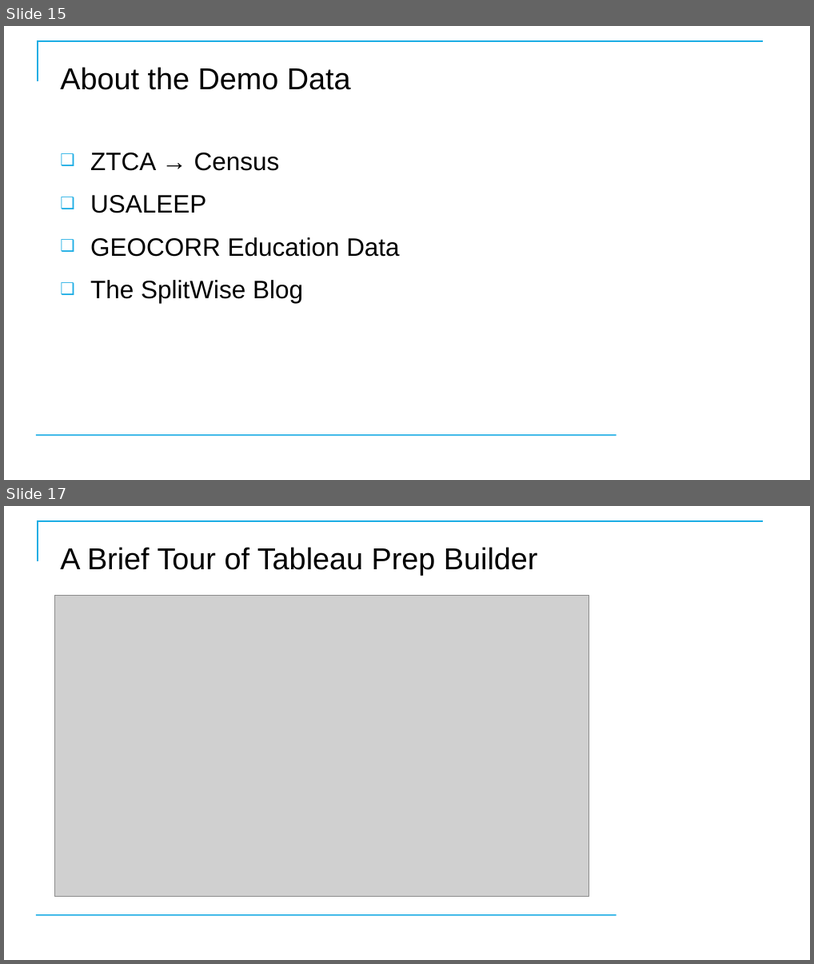
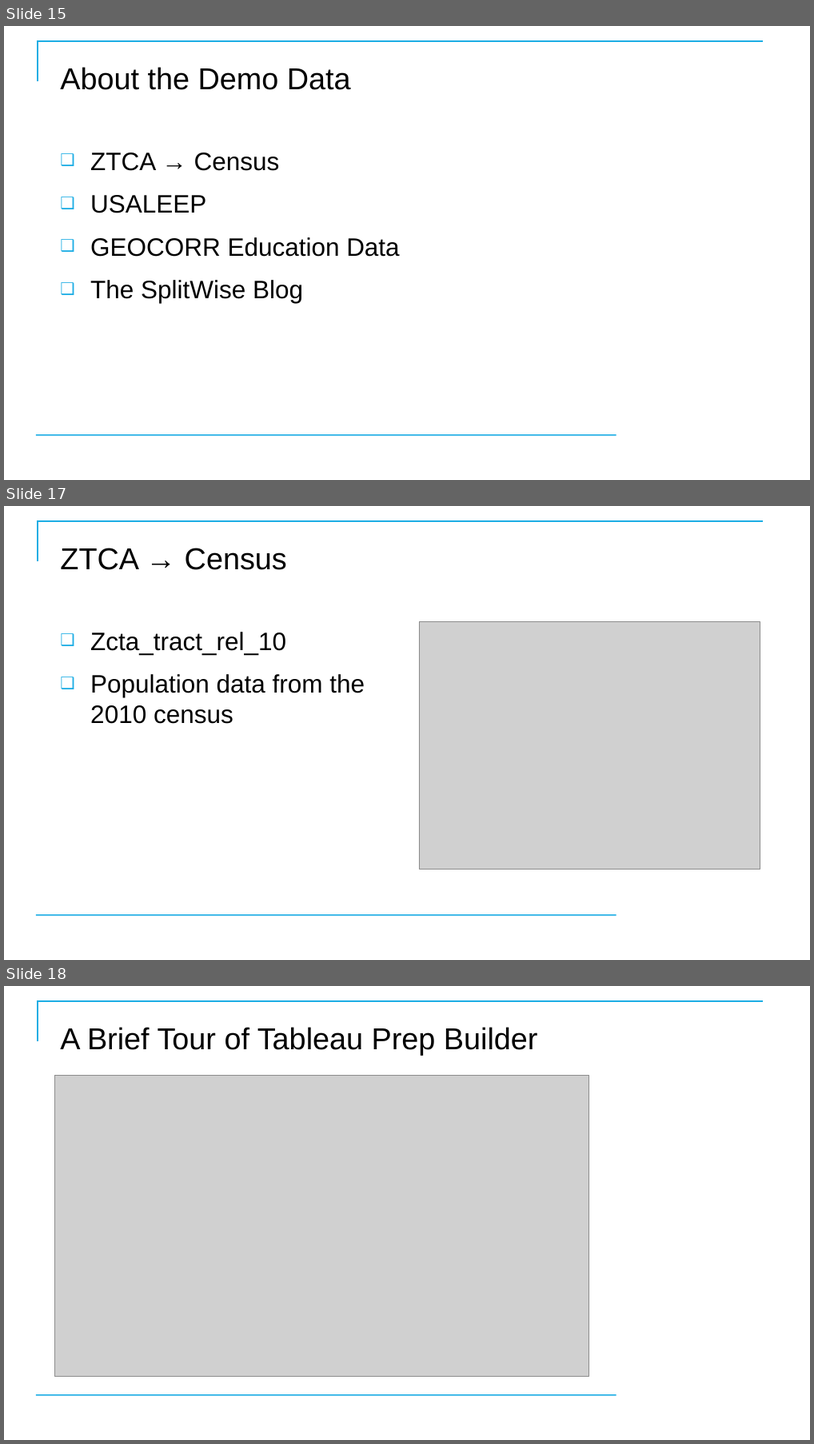
Before and after one commit to CostelloTechnicalConsulting/XTBP10---Tableau-Prep-Introduction, a slide deck: ppt/TableauPrepBuilderIntroV1_1.pptx. Shown one above the other, each under a label of ours: slides 15 and 17 before the commit, slides 15, 17 and 18 after it; the slides between them are not shown. The pictures are 814x964 and 814x1444 pixels, drawn with LibreOffice and Linux fonts; fonts in the diff are those of the drawing; grey boxes stand for pictures; background and template pictures are left out. Boxes give left, top, right and bottom in pixels: in the first picture for what was removed or moved away, otherwise in the second. Text is boxed around its words. In the diff, an @@ line names an element or a change of style, - is before the commit and + after.

Commit message:
Fixed DirtyData file

```diff
--- a/ppt/TableauPrepBuilderIntroV1_1.pptx
+++ b/ppt/TableauPrepBuilderIntroV1_1.pptx
@@ slide 17 added at [4,506,810,960], background #FFFFFF; not listed: 2 template elements that a slide beside it also shows @@
@@ title added at [60,548,287,570], 36 pt, text #000000 @@
+ZTCA → Census
@@ picture added at [419,622,760,869] @@
@@ text added at [90,632,365,724], 30 pt, text #000000 @@
+❑ Zcta_tract_rel_10
+❑ Population data from the 2010 census
@@ what was slide 17 is now slide 18 @@
```
Also in this commit, not shown: 3 slides changed, 2 other slides added, 3 other files.
